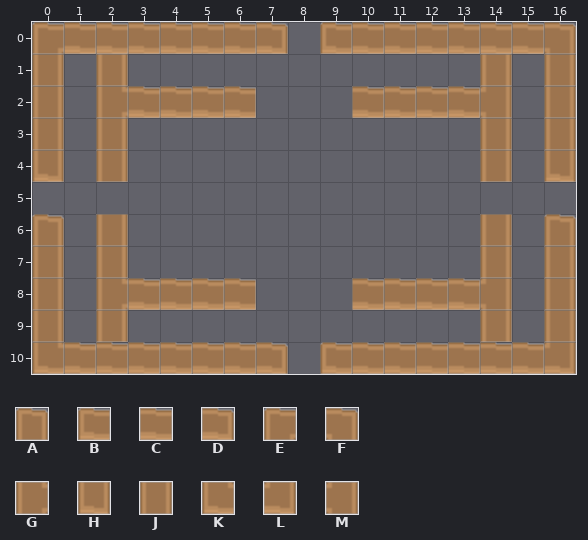
Tiled map, stored at core/assets/rooms/try2map3.tmx. Above: the version before the commit.
Cells are 32x32 px. Shown: x 0..16, y 0..10.
Key: from "roguelikeDungeon_transparent": A 173, B 174, C 175, D 176, E 177, F 178, G 179, H 206, J 209, K 210, L 211, M 212.
_ is an empty cell.
Layers that did not change in this view are not listed.
Layer "TileLayer" before, first column x 0:
 0 ECCCCCCD_BCCCCCCF
 1 J_______________J
 2 J_______________J
 3 J_______________J
 4 H_______________H
 5 _________________
 6 A_______________A
 7 J_______________J
 8 J_______________J
 9 J_______________J
10 KCCCCCCD_BCCCCCCL
Layer "DestructibleLayer" before, first column x 0:
 0 _________________
 1 __J___________J__
 2 __GCCCC___CCCCM__
 3 __J___________J__
 4 __J___________J__
 5 _________________
 6 __J___________J__
 7 __J___________J__
 8 __GCCCC___CCCCM__
 9 __J___________J__
10 _________________
New version:
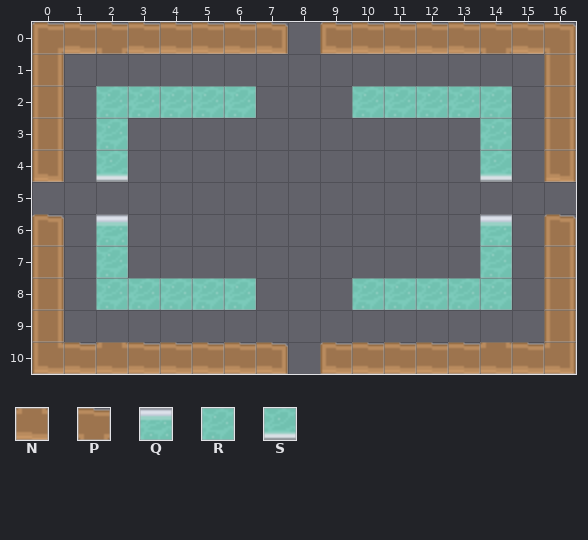
Further tiles: from "roguelikeDungeon_transparent": N 180, P 213, Q 336, R 369, S 402.
From old to new:
Changed rows in their new state; . is an unchanged cell.
Layer "TileLayer" (now hidden):
first column x 2:
 0 _..........._
first column x 2:
10 _..........._
Layer "DestructibleLayer":
first column x 2:
 0 P...........P
 1 _..........._
 2 RRRRR...RRRRR
 3 R...........R
 4 S...........S
 6 Q...........Q
 7 R...........R
 8 RRRRR...RRRRR
 9 _..........._
10 N...........N
Where, in picture pixels (left, top, right, bottom), the same in both pictures:
changed: (96, 46, 256, 182)
changed: (352, 46, 512, 182)
changed: (96, 214, 256, 350)
changed: (352, 214, 512, 350)
